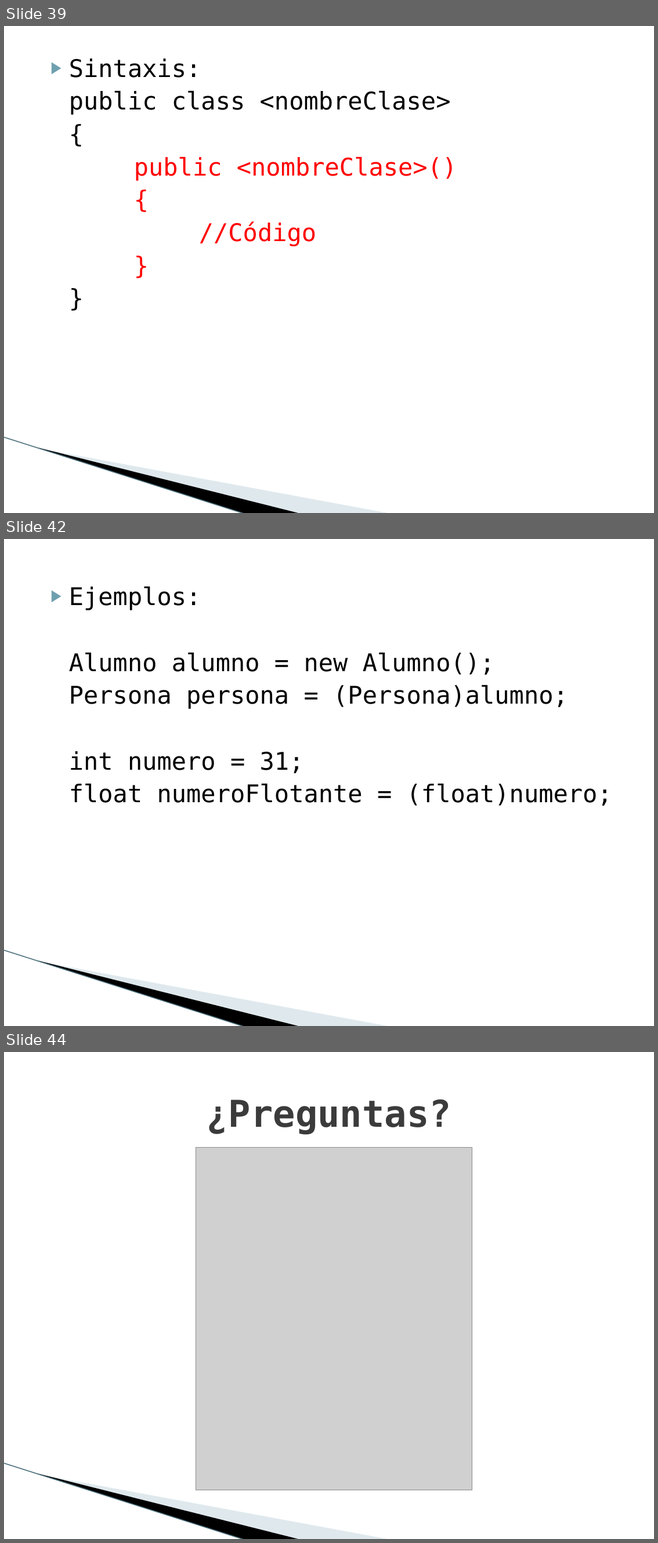
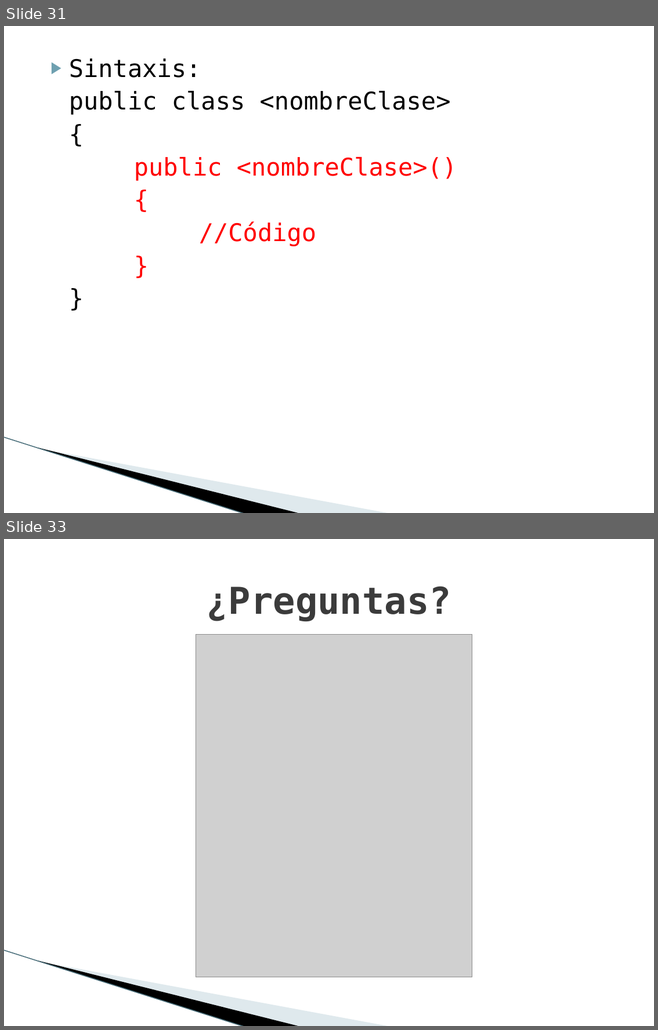
Before and after one commit to maxilovera/net-basics, a slide deck: 9- Introducción a POO (2)/9- Introducción a POO (2).pptx. Shown one above the other, each under a label of ours: slides 39, 42 and 44 before the commit, slides 31 and 33 after it; the slides between them are not shown. The pictures are 658x1543 and 658x1030 pixels, drawn with LibreOffice and Linux fonts; fonts in the diff are those of the drawing; grey boxes stand for pictures; background and template pictures are left out. Boxes give left, top, right and bottom in pixels: in the first picture for what was removed or moved away, otherwise in the second. Text is boxed around its words. In the diff, an @@ line names an element or a change of style, - is before the commit and + after.

```diff
--- a/9- Introducción a POO (2)/9- Introducción a POO (2).pptx
+++ b/9- Introducción a POO (2)/9- Introducción a POO (2).pptx
@@ slide 42 removed at bbox=[4, 539, 654, 1026], background #FFFFFF; not listed: 3 template elements that a slide beside it also shows @@
@@ text removed at bbox=[69, 587, 612, 806] @@
-▶ Ejemplos:
-Alumno alumno = new Alumno();
-Persona persona = (Persona)alumno;
-int numero = 31;
-float numeroFlotante = (float)numero;
@@ what was slide 39 is now slide 31 @@
@@ what was slide 44 is now slide 33 @@
```
Also in this commit, not shown: 2 slides changed, 10 other slides removed, 1 other file.
